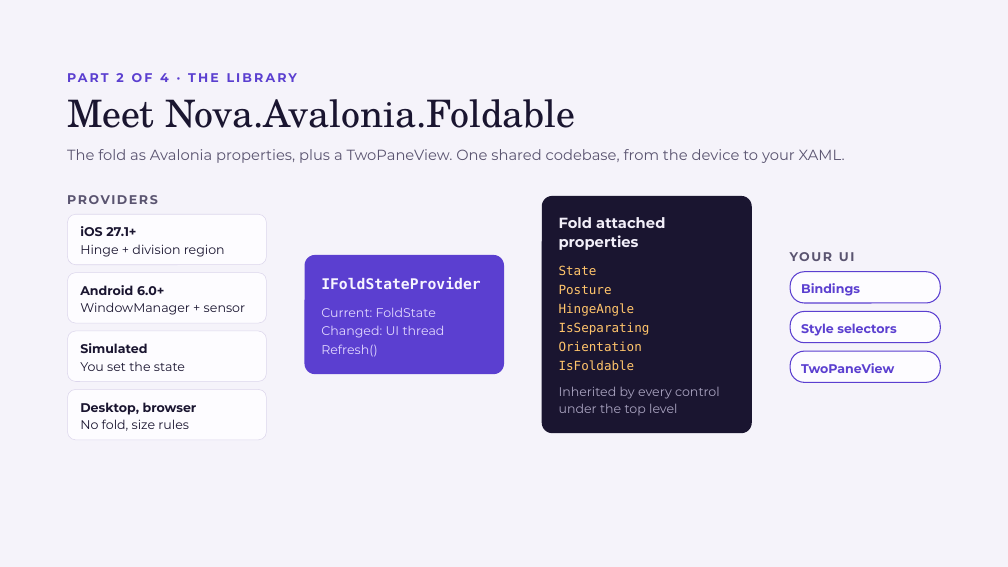
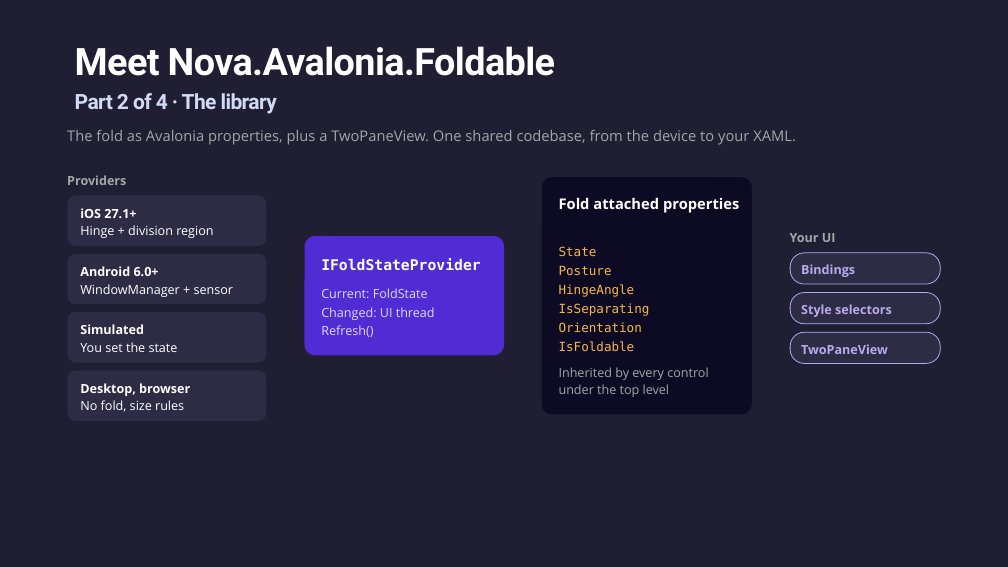
Before and after one commit to jsuarezruiz/dotnetconf2026-avalonia-foldables, a slide deck: slide 11 of Unfold Your UI Foldable Apps with .NET and Avalonia.pptx (slide 10 before the commit). Drawn at 1008x567 pixels with LibreOffice and Linux fonts; fonts in the diff are those of the drawing; background and template pictures are left out. Boxes give left, top, right and bottom in pixels: in the first picture for what was removed or moved away, otherwise in the second. Text is boxed around its words. In the diff, an @@ line names an element or a change of style, - is before the commit and + after.

```diff
--- a/Unfold Your UI Foldable Apps with .NET and Avalonia.pptx
+++ b/Unfold Your UI Foldable Apps with .NET and Avalonia.pptx
@@ background #F5F3FA to #1F1E32 @@
@@ title "Meet Nova.Avalonia.Foldable": place and size @@
-title "Meet Nova.Avalonia.Foldable" at (67, 99, 576, 128)
+title "Meet Nova.Avalonia.Foldable" at (75, 46, 555, 76)
@@ title "Meet Nova.Avalonia.Foldable" at (75, 46, 555, 76): font TeX Gyre Schola to Roboto, text colour #1A1530 to #FEFFFE, letter spacing 0 to -0.6 pt, bold on; line spacing 39.6pt to 34pt @@
@@ text at (75, 93, 277, 114): text changed; size 12 to 20 pt; font Montserrat to Roboto; text colour #5B3FD0 to gradient #D2DBF5 to #8A95B6 @@
-PART 2 OF 4 · THE LIBRARY
+Part 2 of 4 · The library
@@ text "The fold as Avalonia properties, ..." at (67, 130, 796, 145): font Montserrat to Open Sans, text colour #5A5470 to #A5A6A6 @@
@@ text at (67, 175, 126, 185): text changed; font Montserrat to Open Sans; text colour #5A5470 to #A5A6A6 @@
-PROVIDERS
+Providers
@@ 9 rounded rectangles, 6 texts: place and size @@
-9 rounded rectangles, 6 texts at (67, 149, 941, 440)
+9 rounded rectangles, 6 texts at (67, 130, 941, 421)
@@ rounded rectangle at (542, 177, 752, 414): fill #1A1530 to #0D0B24 @@
@@ text "Fold attached properties" at (559, 197, 739, 213): font Montserrat to Open Sans, text colour #F2EFF9 to #FFFFFF @@
@@ rounded rectangle at (305, 236, 504, 355): fill #5B3FD0 to #512BD4 @@
@@ text at (790, 233, 836, 242): text changed; font Montserrat to Open Sans; text colour #5A5470 to #A5A6A6 @@
-YOUR UI
+Your UI
@@ text "IFoldStateProvider" at (321, 258, 480, 271): text colour #F7F4FF to #FFFFFF @@
@@ text "State" at (559, 246, 650, 351): text colour #FFC46B to #F7B548 @@
@@ text "Current: FoldState" at (321, 288, 435, 337): font Montserrat to Open Sans @@
@@ font Montserrat to Open Sans, text colour #5B3FD0 to #B9AAEE; fill #FDFCFF to #B9AAEE at 10% opacity; outline #5B3FD0 1 pt to #B9AAEE 0.75 pt in 3 elements at (790, 253, 941, 284), (790, 293, 941, 324), (790, 332, 941, 363) @@
@@ font Montserrat to Open Sans, text colour #1A1530 to #FFFFFF; fill #FDFCFF to #B9AAEE at 10% opacity; outline #DCD6EC 0.5 pt to none in 4 elements at (67, 195, 266, 246), (67, 254, 266, 305), (67, 312, 266, 363), (67, 371, 266, 421) @@
@@ text "Inherited by every control under ..." at (559, 367, 708, 397): font Montserrat to Open Sans, text colour #A9A3C0 to #A5A6A6 @@
```
Also in this commit, not shown: 26 other slides changed, 2 slides added, 1 slide removed, 1 other file.
